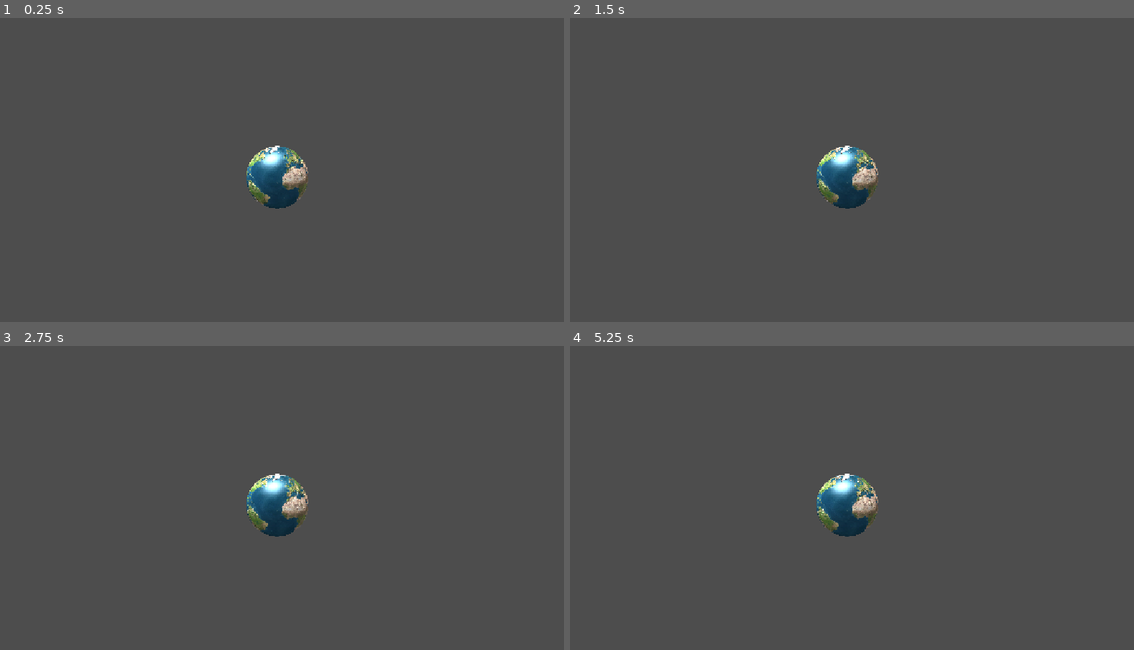
Above: before the commit, frames 1-4 (two rows, left to right).
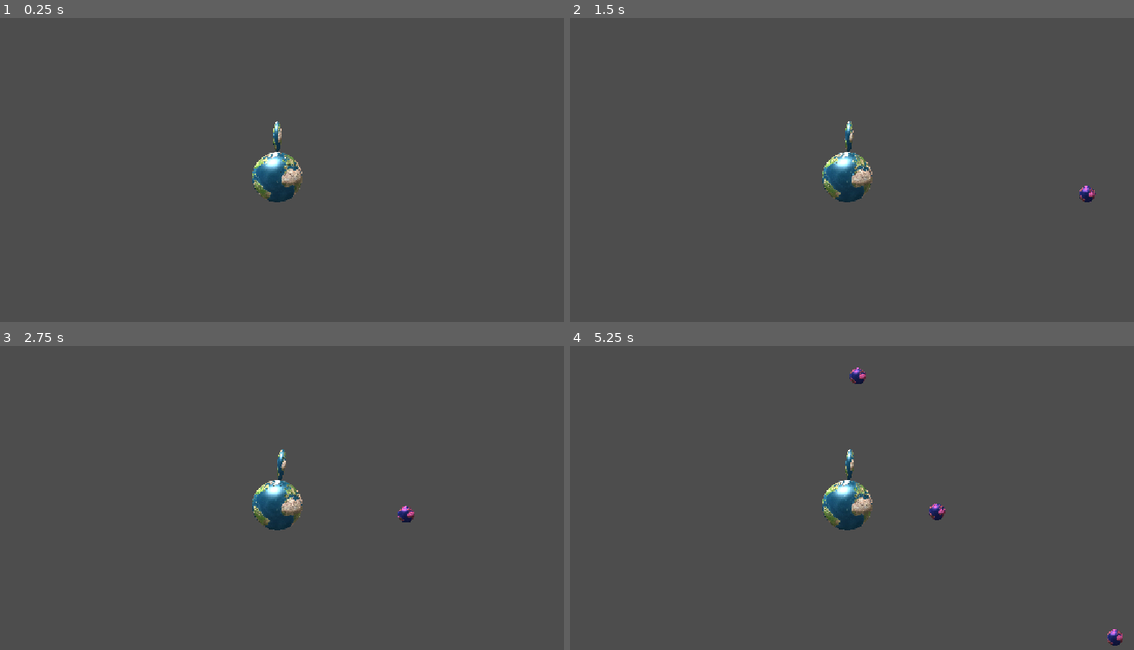
Above: after the commit, the same moments.

Repository: brianyyang/juniper-jam-planet-spin
Game: Godot game, scene res://scenes/main.tscn
Same seed, same stepped clock (60 frames per second), same inputs: the game is played once before the commit and once after it.
Inputs:
- Up to frame 1 (0.25 s): no input
- Up to frame 2 (1.5 s): tap Enter at 0.5 s; tap D (rotate_clockwise) at 0.6 s; tap A (rotate_counter_clockwise) at 1.35 s
- Up to frame 3 (2.75 s): tap D (rotate_clockwise) at 2.1 s
- Up to frame 4 (5.25 s): tap A (rotate_counter_clockwise) at 2.85, 4.35 s; tap D (rotate_clockwise) at 3.6, 5.1 s

The runs differ from the first frame. In frame 1, 1.2% of the frame differs, in the area x 43-55%, y 33-63%; in frame 2, 1.3%; in frame 3, 1.3%; in frame 4, 1.6%, in the area x 43-98%, y 7-99%.

Commit message:
Add paddle

Diff:
--- /dev/null
+++ b/scenes/asteroid/asteroid.gd
@@ -0,0 +1,7 @@
+class_name Asteroid
+extends RigidBody2D
+
+
+func launch(from: Vector2, target: Vector2, speed: float) -> void:
+	global_position = from
+	linear_velocity = (target - from).normalized() * speed
--- /dev/null
+++ b/scenes/asteroid/asteroid.tscn
@@ -0,0 +1,25 @@
+[gd_scene format=3 uid="uid://h4oh726onwtc"]
+
+[ext_resource type="Script" uid="uid://b7xsf33c8ns1t" path="res://scenes/asteroid/asteroid.gd" id="1_j1t37"]
+[ext_resource type="Texture2D" uid="uid://cjm6bk1rykepx" path="res://assets/Terra_globe_icon.png" id="1_phgi8"]
+
+[sub_resource type="PhysicsMaterial" id="PhysicsMaterial_2sa55"]
+friction = 0.0
+bounce = 0.65
+
+[sub_resource type="CircleShape2D" id="CircleShape2D_j1t37"]
+radius = 16.03122
+
+[node name="Asteroid" type="RigidBody2D" unique_id=215088674]
+collision_layer = 2
+physics_material_override = SubResource("PhysicsMaterial_2sa55")
+gravity_scale = 0.0
+script = ExtResource("1_j1t37")
+
+[node name="CollisionShape2D" type="CollisionShape2D" parent="." unique_id=1309580316]
+shape = SubResource("CircleShape2D_j1t37")
+
+[node name="Sprite2D" type="Sprite2D" parent="." unique_id=1137710632]
+modulate = Color(1, 0.4441325, 0.90252554, 1)
+scale = Vector2(0.043237973, 0.043237973)
+texture = ExtResource("1_phgi8")
--- /dev/null
+++ b/scenes/asteroid/asteroid_spawner.gd
@@ -0,0 +1,41 @@
+class_name AsteroidSpawner
+extends Node2D
+
+@export var timer: Timer
+@export var asteroid_scene: PackedScene
+@export var speed: float
+@export var spawn_interval: float
+
+@onready var container := $"../Asteroids"
+var screen_width: float
+var screen_height: float
+
+func _ready() -> void:
+	timer.wait_time = spawn_interval
+	timer.timeout.connect(spawn)
+	var viewport := get_viewport_rect()
+	screen_width = viewport.size.x
+	screen_height = viewport.size.y
+
+
+func spawn() -> void:
+	var spawn_point := get_random_screen_edge_position()
+	var aim_offset := Vector2(576.0, 320.0)
+
+	var asteroid := asteroid_scene.instantiate()
+	container.add_child(asteroid)
+	asteroid.launch(spawn_point, aim_offset, speed)
+
+
+func get_random_screen_edge_position() -> Vector2:
+	var side := randi() % 4
+	var pos := Vector2.ZERO
+
+	match side:
+		0: pos = Vector2(randf_range(0, screen_width), 0)
+		1: pos = Vector2(screen_width, randf_range(0, screen_height))
+		2: pos = Vector2(randf_range(0, screen_width), screen_height)
+		3: pos = Vector2(0, randf_range(0, screen_height))
+
+	# Convert from screen space to world space
+	return get_viewport().get_canvas_transform().affine_inverse() * pos
--- /dev/null
+++ b/scenes/asteroid/asteroid_spawner.tscn
@@ -0,0 +1,14 @@
+[gd_scene format=3 uid="uid://b5k6xegdlr2gs"]
+
+[ext_resource type="Script" uid="uid://bltjqblx18ogs" path="res://scenes/asteroid/asteroid_spawner.gd" id="1_r01o5"]
+[ext_resource type="PackedScene" uid="uid://h4oh726onwtc" path="res://scenes/asteroid/asteroid.tscn" id="2_kutw3"]
+
+[node name="AsteroidSpawner" type="Node2D" unique_id=185631075 node_paths=PackedStringArray("timer")]
+script = ExtResource("1_r01o5")
+timer = NodePath("Timer")
+asteroid_scene = ExtResource("2_kutw3")
+speed = 200.0
+spawn_interval = 2.0
+
+[node name="Timer" type="Timer" parent="." unique_id=1472144880]
+autostart = true
--- a/scenes/main.tscn
+++ b/scenes/main.tscn
@@ -1,8 +1,13 @@
 [gd_scene format=3 uid="uid://cuiyjgrkcf0c4"]
 
 [ext_resource type="PackedScene" uid="uid://bvlijvfgfwshf" path="res://scenes/planet/planet.tscn" id="1_o5qli"]
+[ext_resource type="PackedScene" uid="uid://b5k6xegdlr2gs" path="res://scenes/asteroid/asteroid_spawner.tscn" id="2_0wfyh"]
 
 [node name="Node2D" type="Node2D" unique_id=1218603156]
 
 [node name="Planet" parent="." unique_id=473159599 instance=ExtResource("1_o5qli")]
 position = Vector2(576, 320)
+
+[node name="AsteroidSpawner" parent="." unique_id=185631075 instance=ExtResource("2_0wfyh")]
+
+[node name="Asteroids" type="Node2D" parent="." unique_id=1714342997]
--- /dev/null
+++ b/scenes/paddle/paddle.gd
@@ -0,0 +1,2 @@
+class_name Paddle
+extends StaticBody2D
--- /dev/null
+++ b/scenes/paddle/paddle.tscn
@@ -0,0 +1,20 @@
+[gd_scene format=3 uid="uid://c8uxg8xw4y13r"]
+
+[ext_resource type="Script" uid="uid://cbikvkwfrwtw8" path="res://scenes/paddle/paddle.gd" id="1_q5rgx"]
+[ext_resource type="Texture2D" uid="uid://cjm6bk1rykepx" path="res://assets/Terra_globe_icon.png" id="2_2sa55"]
+
+[sub_resource type="RectangleShape2D" id="RectangleShape2D_q5rgx"]
+size = Vector2(16, 64)
+
+[node name="Paddle" type="StaticBody2D" unique_id=207666051]
+collision_mask = 2
+script = ExtResource("1_q5rgx")
+
+[node name="CollisionShape2D" type="CollisionShape2D" parent="." unique_id=1792027524]
+position = Vector2(0, -32)
+shape = SubResource("RectangleShape2D_q5rgx")
+
+[node name="Sprite2D" type="Sprite2D" parent="." unique_id=1873107721]
+position = Vector2(0, -32)
+scale = Vector2(0.021939678, 0.08389041)
+texture = ExtResource("2_2sa55")
--- a/scenes/planet/planet.tscn
+++ b/scenes/planet/planet.tscn
@@ -2,19 +2,26 @@
 
 [ext_resource type="Texture2D" uid="uid://cjm6bk1rykepx" path="res://assets/Terra_globe_icon.png" id="1_invnv"]
 [ext_resource type="Script" uid="uid://dq7wed7ee6qeq" path="res://scenes/planet/planet.gd" id="1_q7o7h"]
+[ext_resource type="PackedScene" uid="uid://c8uxg8xw4y13r" path="res://scenes/paddle/paddle.tscn" id="3_25nq4"]
 
 [sub_resource type="CircleShape2D" id="CircleShape2D_q7o7h"]
-radius = 62.1289
+radius = 50.0
 
 [node name="Planet" type="AnimatableBody2D" unique_id=1293236800]
+collision_mask = 2
 script = ExtResource("1_q7o7h")
 rotation_speed = 5.0
 acceleration = 10.0
 damping = 3.0
 
 [node name="Sprite2D" type="Sprite2D" parent="." unique_id=1999152958]
-scale = Vector2(0.16352403, 0.16352405)
+scale = Vector2(0.13165808, 0.13165809)
 texture = ExtResource("1_invnv")
 
 [node name="CollisionShape2D" type="CollisionShape2D" parent="." unique_id=446011841]
 shape = SubResource("CircleShape2D_q7o7h")
+
+[node name="Paddles" type="Node2D" parent="." unique_id=1185409340]
+
+[node name="Paddle" parent="Paddles" unique_id=2407610 instance=ExtResource("3_25nq4")]
+position = Vector2(0, -50)
Not shown, added: scenes/asteroid/asteroid.gd.uid
Not shown, added: scenes/asteroid/asteroid_spawner.gd.uid
Not shown, added: scenes/paddle/paddle.gd.uid
